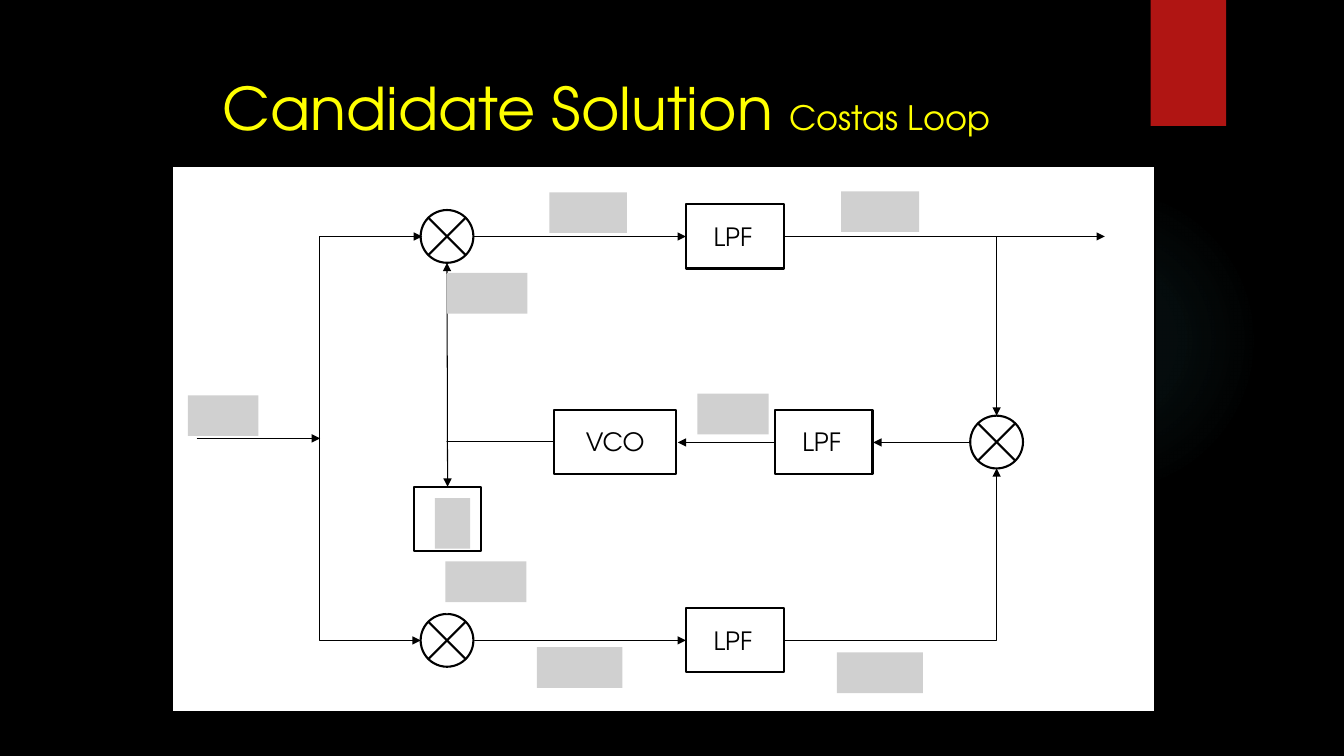
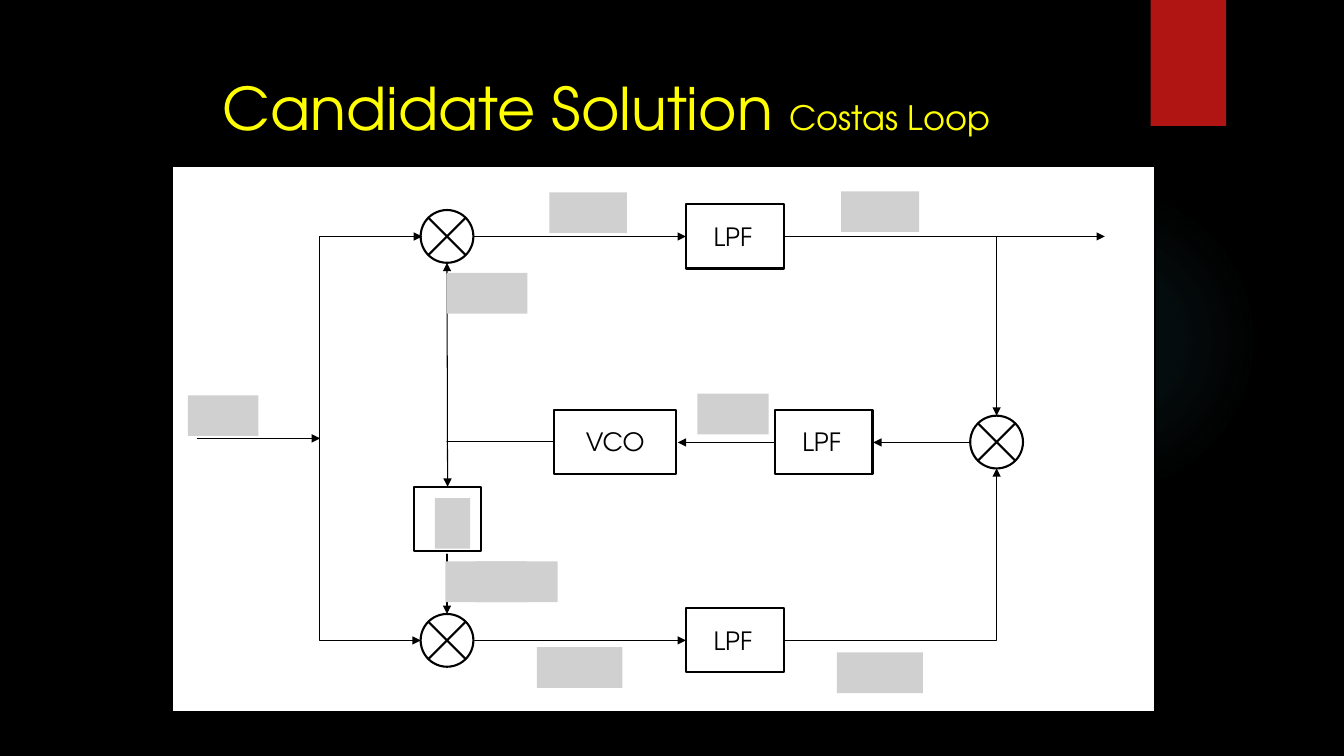
Before and after one commit to RadioInnovators/SD, a slide deck: slide 15 of WebEx/SD1/Review_01/review_02.pptx. Drawn at 1344x756 pixels with LibreOffice and Linux fonts; fonts in the diff are those of the drawing; grey boxes stand for pictures; background and template pictures are left out. Boxes give left, top, right and bottom in pixels: in the first picture for what was removed or moved away, otherwise in the second. Text is boxed around its words. In the diff, an @@ line names an element or a change of style, - is before the commit and + after.

```diff
--- a/WebEx/SD1/Review_01/review_02.pptx
+++ b/WebEx/SD1/Review_01/review_02.pptx
@@ arrow (447, 555) - (447, 614): stroke #FFFFFF 0.75 pt to #000000 1.5 pt @@
@@ picture added at bbox=[476, 562, 559, 602] @@
```
Also in this commit, not shown: 4 other slides changed, 2 slides added.
